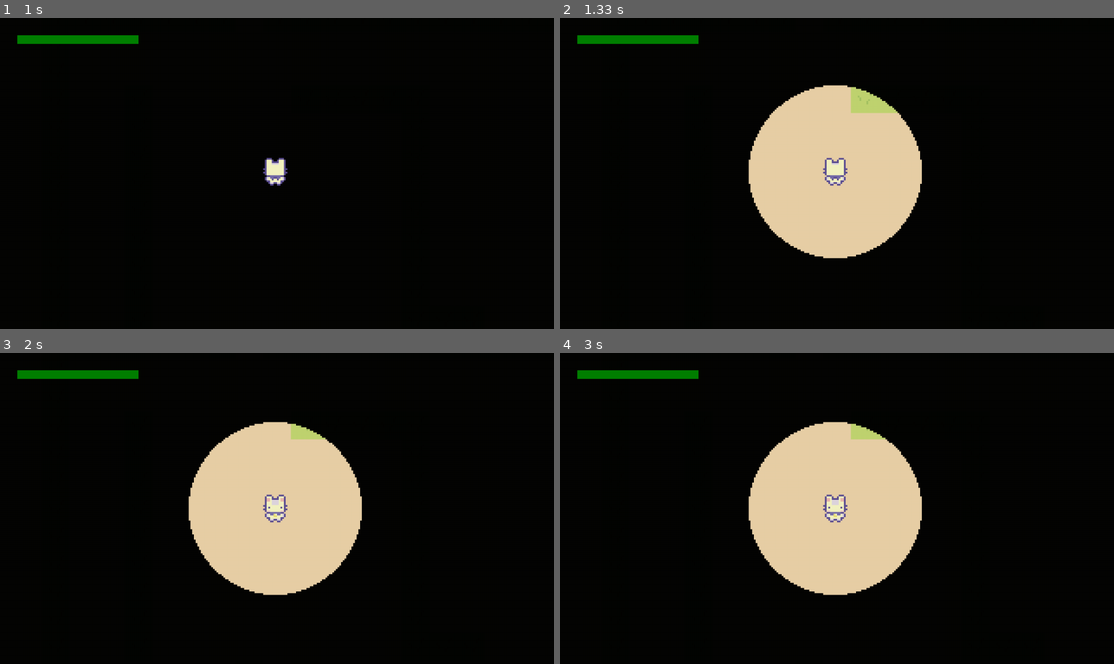
Above: before the commit, frames 1-4 (two rows, left to right).
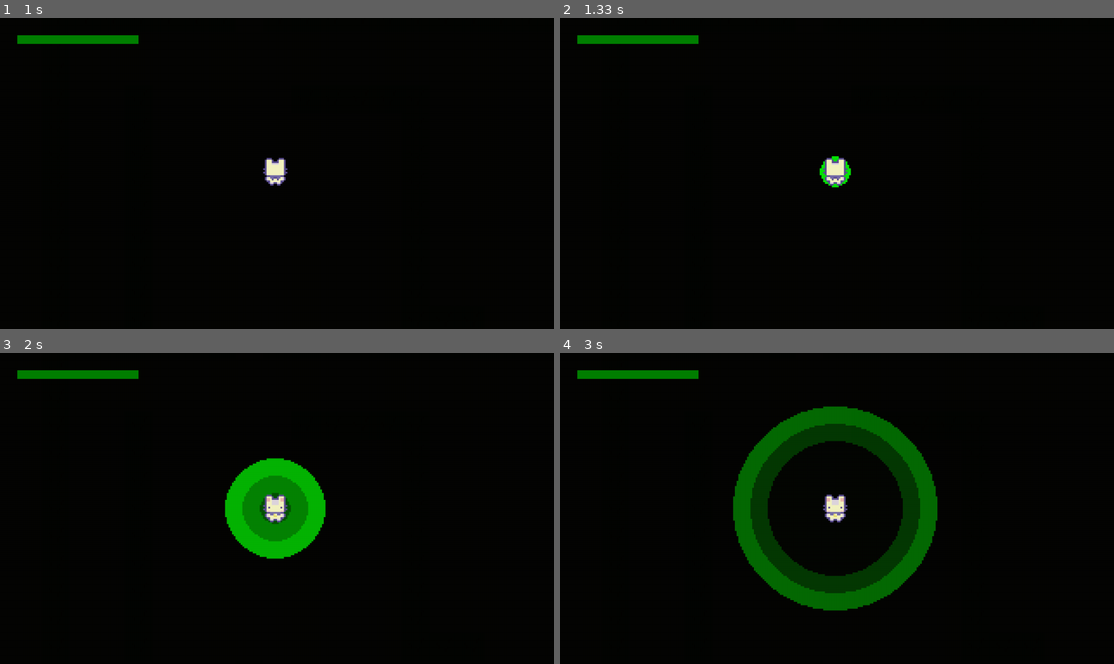
Above: after the commit, the same moments.

Repository: SushiOnToast/pygame-community-spring-jam-2025
Game: pygame game, started from code/main.py
Two runs of this game, one before a commit and one after it. Both use one fixed random seed, a clock stepped at 60 frames per second and the inputs below.
Inputs (mouse positions are in pixels of both pictures, inside the frame that each line leads up to):
- Up to frame 1 (1 s): click (277, 142) at 0.38 s; tap W at 0.67 s
- Up to frame 2 (1.33 s): tap Space at 1 s
- Up to frame 3 (2 s): tap S at 1.33 s; hold Up from 1.67 s (still down)
- Up to frame 4 (3 s): release Up at 2.13 s; hold Down 2.17-2.63 s; hold Up from 2.67 s (still down)

Frame 1 is identical in both runs. In frame 2, 13% of the frame differs, in the area x 34-66%, y 21-78%; in frame 3, 13%; in frame 4, 19%, in the area x 31-69%, y 17-83%.

Commit message:
add smooth echolocation visuals - colorkey needs to be fixed

Diff:
--- a/code/game_mechanics.py
+++ b/code/game_mechanics.py
@@ -7,40 +7,80 @@
         self.player = player
         self.cover_surf = cover_surf
 
-        self.echo_radius = 50
+        # echolocation wave properties
+        self.echo_max_radius = 100
+        self.echo_current_radius = 0
+        self.echo_speed = 0.5
+        self.echo_fade = 255  # Alpha value for echolocation
 
-        # walking echo management
-        self.walking_sound_base_radius = 10
+        # walking echo properties
+        self.walking_sound_base_radius = 15
         self.walking_sound_radius = self.walking_sound_base_radius
-        self.footstep_timer = 0
+        self.walking_fade = 255
         self.footstep_interval = 400
-        self.footstep_pulse_amount = 3
+        self.footstep_pulse_amount = 5
+        self.last_step_time = 0
 
     def update_walking_sound(self):
         current_time = pygame.time.get_ticks()
 
         if self.player.is_moving and not self.player.is_doing_echolocation:
-            time_factor = abs(math.sin(current_time / 200))
-            self.walking_sound_radius = self.walking_sound_base_radius + (self.footstep_pulse_amount * time_factor)
+            # Calculate time since last step
+            step_progress = (current_time - self.last_step_time) / self.footstep_interval
+
+            if step_progress >= 1:
+                self.last_step_time = current_time
+                self.walking_sound_radius = self.walking_sound_base_radius
+                self.walking_fade = 255
+            else:
+                # Smooth fade out between steps
+                self.walking_fade = max(0, 255 * (1 - step_progress))
+                # Gradually increase radius
+                self.walking_sound_radius = self.walking_sound_base_radius + (self.footstep_pulse_amount * step_progress)
         else:
-            self.walking_sound_radius = self.walking_sound_base_radius
+            self.walking_fade = max(0, self.walking_fade - 10)  # Fade out when stopping
+
+    def update_echolocation(self):
+        if self.player.is_doing_echolocation:
+            # Expand the radius
+            self.echo_current_radius = min(self.echo_current_radius + self.echo_speed, self.echo_max_radius)
+            # Fade out as wave expands
+            self.echo_fade = max(0, 255 * (1 - self.echo_current_radius / self.echo_max_radius))
+        else:
+            self.echo_current_radius = 0
+            self.echo_fade = 255
 
     def draw(self, pos, camera_offset):
-        if self.player.is_moving and not self.player.is_doing_echolocation:
+        # Create surface for walking sound
+        if self.player.is_moving:
+            walk_surf = pygame.Surface((WIDTH, HEIGHT), pygame.SRCALPHA)
+            # Convert COLORKEY to RGBA
+            color = (*COLORKEY, self.walking_fade)  # Unpack RGB and add alpha
             pygame.draw.circle(
-                self.cover_surf,
-                COLORKEY,
+                walk_surf,
+                color,
                 (pos.centerx - camera_offset.x, pos.centery - camera_offset.y),
                 self.walking_sound_radius
             )
-        elif self.player.is_doing_echolocation:
-            pygame.draw.circle(
-                self.cover_surf,
-                COLORKEY,
-                (pos.centerx - camera_offset.x, pos.centery - camera_offset.y),
-                self.echo_radius
-            )
+            self.cover_surf.blit(walk_surf, (0, 0))
+
+        # Create surface for echolocation
+        if self.player.is_doing_echolocation:
+            echo_surf = pygame.Surface((WIDTH, HEIGHT), pygame.SRCALPHA)
+            for i in range(3):
+                radius = self.echo_current_radius - (i * 10)
+                if radius > 0:
+                    alpha = max(0, self.echo_fade - (i * 50))
+                    color = (*COLORKEY, alpha)  # Unpack RGB and add alpha
+                    pygame.draw.circle(
+                        echo_surf,
+                        color,
+                        (pos.centerx - camera_offset.x, pos.centery - camera_offset.y),
+                        radius
+                    )
+            self.cover_surf.blit(echo_surf, (0, 0))
 
     def update(self, pos, camera_offset):
         self.update_walking_sound()
+        self.update_echolocation()
         self.draw(pos, camera_offset)
--- a/code/settings.py
+++ b/code/settings.py
@@ -11,7 +11,7 @@
 
 # colours
 BG_COLOR = "#e8cfa6"
-COLORKEY = "#00ff00"
+COLORKEY = (0, 255, 0)
 TEXT_COLOR = (255, 255, 255)
 
 # debug
